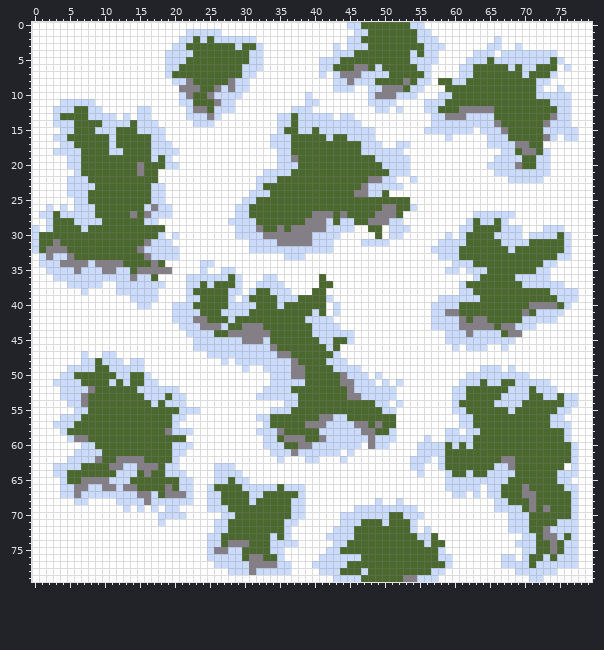
One commit to this sprite sheet: images/snowyGrass.png. The picture above was drawn from the file before the commit.
The file is 80x80 pixels.
The same view after the edit:
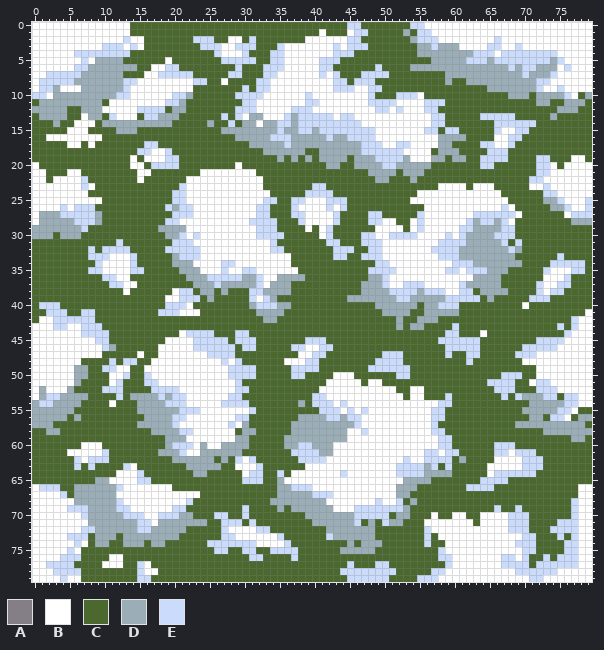
Palette (. is transparent): A #847e87  B #ffffff  C #4b692f  D #9badb7  E #cbdbfc
Message: Tried to add some depth to snowy grass tile, better but still not satisfied just yet!
Edits made:
Changed rows in their new state; - is an unchanged pixel.
first column x 0:
 0 --------------CCCCCCCCCCCCCCCCCCCCCCCCCCCCCCC-----------------------------------
 1 --------------CCCCCCCCCCCCCCCCCCCCCCCCCCC-CCC--------D--------------------------
 2 -------------E--CCCCCCCE-ECCBBC-CCCCCCC---------------D-------------------------
 3 ----------EEE-E-CCCCCC--EEEBB-EECCCE-------------------DD-DDD-------------------
 4 ------EEEEEEEECCCCCCCCC---EBBBECCCEE------------------CDDDDDDDD-----------------
 5 -------E-DDDDCCCCCCBCC-----EEEE-CCEE------------------CCCDDDDD---D--------D-----
 6 ------EEDDDDDDDCC------------ECCCEEE----------CC------DDDDDDDDDDDDDD-D--DDD-----
 7 --EEEEEDDDDDDCCC--E-EEE-----EECCCEE---------CCC---------CCCDDDDDDDDDDD-DDD------
 8 -EEEEEDDDDDDDEE-----BBBEE--BCCCCEE-----------C-------C-CCC-DCCDDDDDDDDDD--------
 9 -EED---DDDDDDE-------BBC--CCCC-CEE----------------CCC-CCCCC------DDDDDDD--------
10 EE-DDDDDDDDDEE------E-D--CCCC-EEE----------------CCC----CCCC--------DDD-DDDD--CD
11 CDDDDDDDDDC--------EEDC---CCCCEE----------------------------------------DDCCDDDC
12 DDDDDC-DDD-------EECDDCCC-CCCEEE-----------------------------CCCCC---------DDDCC
13 CDDDD--BDDC--B-C-EDDDCCCCCCECE-DD--B-D---------------------CCCCC--EEE-----DCCCCC
14 CCCDCCBBB-DDDDDDDDDDCCCCCDCCECDD-DD--D---------------------CCCCCCCEEEEEE-CCCCCCC
15 CCCCCBBB-CCCDDDCCCCCCCCCCCCDDDDDDDD-DD--D-----------------C--CCCCC-BBEE--CCCCCCC
16 CC-BBBBBBB-C-----CCCCCCCCCCCCDDDDD---DDDDD-DD-------------DDDDCCCCBBEE---CCCCCCC
17 CCCCCBB-B--C----E-CCCCCCCCCCCCCDDDDD-DDDDDDDDDD-----------DDCCCCE-BB-CC--CCCCCCC
18 CCCCCCC----CC--EEBB-CCCCCCCCCCCCCDDDDDD--DDDDDD----------CDDDCCCCEE-C-CC-CCCCCCC
19 CCCCCCC-------B-BBB-ECCCCCCCCCCCCCCDCD-D-DDDD-DDD----D---DDCDDCCEE--CC----CCC--C
20 -CCCCCC-------BB-EE--CCCCCCCC-CCCCCCCC----DD--DDDD--DDDDDCCCCCCCE-CCCC-----C----
21 --CCC-B--------BB-CCCCCC--------CCCCC-----------DDDDCDDDCCCCCCCCCCCCCCCC--------
22 --C--BB--------B--CCCC----------BCC-------------CDDCCCDCCCCCCCCCCCCCCCC---------
23 -----BB-B--------CCCCE----------B-------EE-----CCCCCCCCCCC----C---CCCCC--E------
24 -----BBB---------CCCEE---------BBB-----EEEE---CCCC-CCCC------------CCCCCCEE-----
25 ------BBBB-------CCCEE--------BBBEE--EEBBBEEE-----------------------CCCCCDDE---E
26 --B-------------CCC-DEE------BBBEE---EBBBBEBE-----CC--CC-----------E-CCCCCDDE--E
27 -DDD-----D----C-CCCCEEE------BBBEE---EEBBBBEC---EECC-CCE--------------CCCCCC-EEE
28 -DDDDD---D------CCCEE-------BBB-EEE---EBBBBECC--EEBBCC-E-------D--D--CCCCCCCCDDD
29 DDDDDDD-----------DDDD-------BBBEEEC-CCBCB-CCCCC-B-BBC-E-------DDDD--CCCCCCCCCCC
30 DDD-DDD-----------CDDE-E-----BBB-EEECCCCCB-CCCCEEB---EE-------DDDD---CCCCCC-CCCC
31 C--C--------E---CCCCEEE--------BBB-CCCCCCC-ECCC---B-----------DDDDD-C-C-----CCCC
32 C-CCC---E-EEEE-CCCC--EEE-------BBB--CCCCCCCEEECCEE-----------DDDDDDD-D------CCCC
33 CCCCCC--EEEBBBE-CCCCDEEE------------BCCCCCCEECCEEE-----------DDDDDDDD-------CCCC
34 CCCCCCCCCEBBBBE--C-CDDD-BB-EE--------CCCCCCCCCCCCEE------------DDDDDDD---C-EEEEC
35 CCCCCCCC--BBBBEECCCCCDDDB---B-EE------CCCCCCCCCCEEEE-------------DDD----C----EEC
36 CCCCCCCCCC--BBCCC-CCCCDDD---E-DDEBBDDDDCC-CCCCCCDDE------------DDDD--CCCCB--ECCC
37 CCCCCCCCCCCE-BBCCCCCCCCDDDEDDDDD-BDDDCCCC--CCCCDDDE--EEE------DDDDD---CC-BB-ECCC
38 CCCCCCCCCCCCCBCCCCCC-E--DD-DCCC-EDDDDCCC--CCCCCDDDDEEEEDEEE-----DDDD----EB--CCCC
39 CCCCCCCCCCCCCCCCCCC--E---D--CCCEBEDCCC----CCCDDDDDDDEEDDDDD------D-----EEE-CCCCC
40 CEEECCCCCCCCCCCCCCCE--B-----CCCDEEEDD-----CCCCCCCDDDDDDCDD------------BCCCC-CCCC
41 CCEEECCEECCCCCCCCCEE-BBB---CCCC-DDDD----C-CCCCCCCCDDDDCCDDDDD---------C-CCCCCCC-
42 C--EEEEEECCCCCCCCCCCCCCCC---C----DD----CCCCCCCCCCCCCDCCDDDCCCC-CC-----CCCCCCCE--
43 ---EE--EEECCCCCCCCCCCCCCCCCC--CCC-------CCCCCCCCCCCCDCDDCCCC-CCCCC-CCCCCCCCECE--
44 -------EEEECCCCCCCCCC-------CEECCC------CCCCCCCCCCCCCCCCCCC--CCCBCC-CCCCCCCCE---
45 ---------EECCCCCCCC---------C-EECC-----EE-C--CCCCCCCCCCCCCE-----CCCCCCCCEEEE----
46 ----------EDCCCCCC-----------C--CCC--EEBBE--CCCCCCCCCCCCCCCE-E--CCCCCCEEEEE-----
47 -------B--CCCCC-CC-----------CCCCCCCC-BBEE-CCCCCCCEEECCCCCCECCEECCCCCEEE--------
48 -------CC-C-CE-CC-------------CCCCCCBBBEE-CCCCCCCEEEECCCCCCCCCECCCCCCC----------
49 -----BDDC-E-BBCC------------EE-ECCCCCEEEE--CCCCCEEEEEECCCCCCCCCCCCCCCCCC--------
50 ----BBDD---BB---------------EEEECCCCCEE----BBBCCCCCCEECCCCCCCCCCCCC---CC--------
51 ---BBBD----BEC---------------ECCCCCCCCC---BBBBBCB-CCCCCCCCCCCCCC---EECCB--------
52 -D--BDCCC-EEE--CC------------EECCCCCC----BBBBBBBBBBBCC--CCCCCC----EE-CC---------
53 -DEEDDDD----E-DDDD-D--------EECCCCCCCC--EEBBBBBBBBBB-C--CCCECC------C-DDD-------
54 DEEDDDDC---B---DDDD--------EEEECCCCCCCD-EEEBEBBBBBB-B-----EEC-----CCCC-DDDDD----
55 DDDDDDCC-------DDDDDD----------ECCCCC----EEEBEBEBBBB-----EECCC------C-DDDDD---CC
56 DDDDDCD---------DDDD---------EECCC----DDDDE-DEEBBBBB-----EECCCC--------DD----CDD
57 DDDCCC---------DDDDD--------E-DCCC---DDDDDDDDDEBBBBB-----ECCCCC------DDDDDDDDDDC
58 CCDDC------------DDDD--------CDDCCCC-DDDDDDDDBBEBBBB-----EECCCCC---------DDDDDDD
59 CCCCCCCC-----------DDD-------DDCCCC-DDDDDDDDDBBBBBBB----B-E-CCC-------------CDDC
60 CCCCCCCBBB---------D----D--DDDDCCCCCDDEEDDDBBBB-BBB----BBB-EC-C---EEE--------CCC
61 CCCCC-BBBBE-------DDD---DDDDDDCCCCCCCE---DDB-B---------B--BEE-----EEBEEE-----CCC
62 CCCCCC-B-EE-CCCC----DDDDDDCDCE-ECCCCCCE--E--B--------EBB-E-E-D----BBBBEEE----CCC
63 CCCCCC--E--CC-BCCC-CCCDDDDDCC---ECCCCCC-------------EE--DECE-----BBBBBEEE---CCCC
64 CCCCC-------BBBEC--CCCCDDCCCCC-EECCEC-------E-------EEE-DDDD--C--B---EEE---CCCCC
65 CCCCC--CCDDBBBBEE----CCCCCCC-C-EECCD-----------------DDDDCCCCCCC-----------CCCCC
66 -EEECCDDDDDD-BBBBBBB-CCCCC----CCCCCDD--E------------DDDCCCCCCC--E-C---C-----CC--
67 -----CDDDDDDBBBBBBBBBBB-CCC----CC--DDDDDEEE---------DDCCCCCCCCCCCCC---CC-----C--
68 ------DDDDDD-BBBBBBBBB-CCCC----C--DDDDDDDD-----------CDCCCCCCCCCCCCC---C--------
69 -----EEEDDDDE--B-B-B-ECCCCCC--E----D-DDDDDD----------DCCCCCCCCCCCC-CC--C-C------
70 -------EDDDDDEEE-----DDCCCE-C-E------CCDDDDDDD------DDCCC-CC--CC----------------
71 --------DDDDDDDEE-DDDDDDDCC-EE-E----CCCCDDDDDD--D--DD-CC-------C----------------
72 -------EEDDDDDDEEDDDDDCCCCC-BBBBEE--CCCCCCDDDDDDD-----CC-----------------C------
73 -----EEECDDDCDDDDDDDDCCCCCCEEBBBBBBECCCCCC-DDDDDD------C-----------------CC-----
74 ------E-CDDCCDDDCDDCCCCCC--EEEEEBBBB-CCCCCCCCD-DDD------------------------C-----
75 -----E-CCCCCCCCCCCCCCCCCCCEECCEE----EECCCCCCDDDDD-------------------------C-----
76 ----EEECCCC--CCCCCCCCCCCCCCCCC-EE--CCECCCCCCCCC---------------------------------
77 --EEEECCCC---CCE-CCCCCCCCCCCCCCCCCCCCCCCCCCCCE---EE-----------------------------
78 ---EEEECCCCCCCCE--CCCCCCCCCCCCCCCCCCCCCCCCCCEEE-EEEE----------------------------
79 ----E--CCCCCCCCEECCCCCCCCCCCCCCCCCCCCCCCCCCCC--EEEE--CC-------------------------
